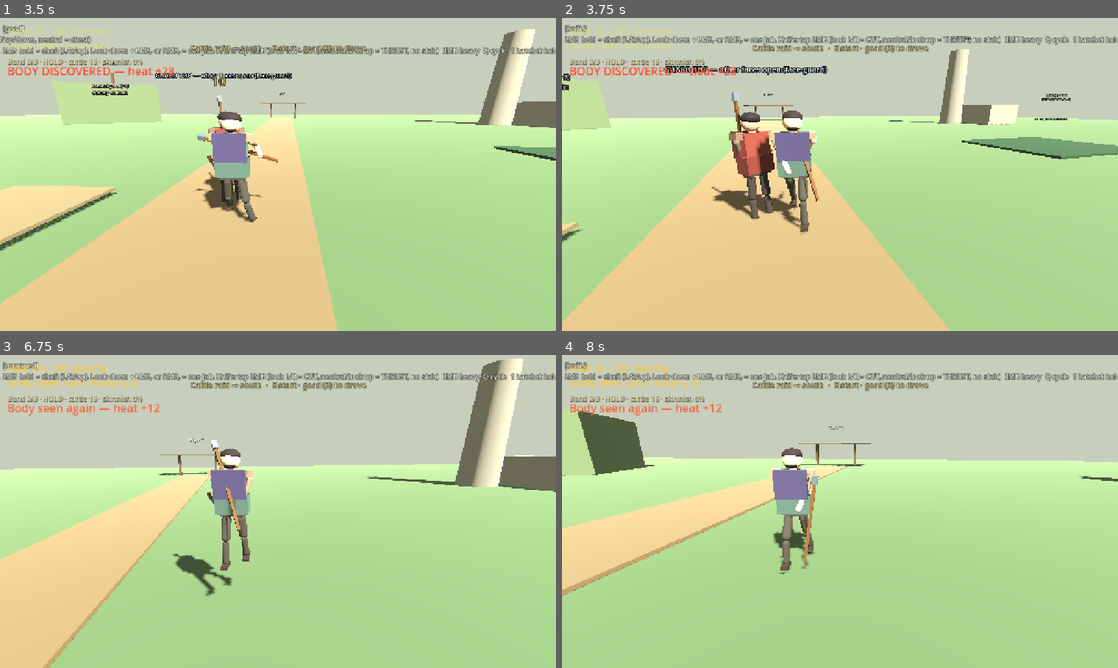
Above: before the commit, frames 1-4 (two rows, left to right).
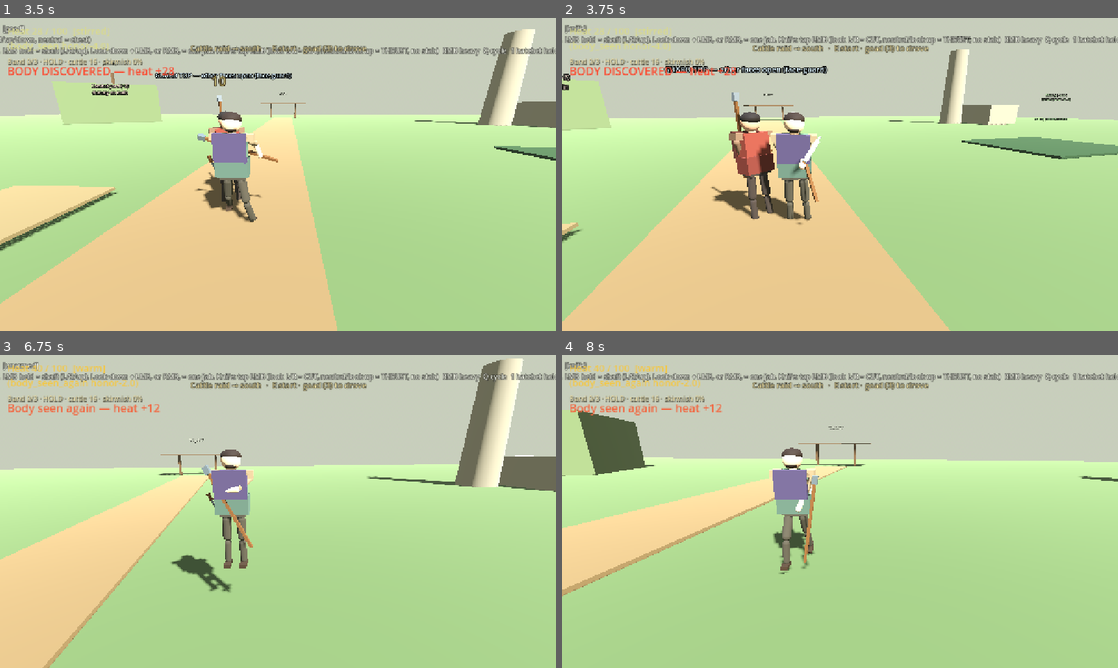
Above: after the commit, the same moments.

Repository: fortins4/devPlayground
Game: Godot game, scene res://scenes/main/main.tscn
The game is run twice, just before and just after one commit, with the same random seed, the same clock (stepped at 60 frames per second) and the same inputs.
Inputs (mouse positions are in pixels of both pictures, inside the frame that each line leads up to):
- Up to frame 1 (3.5 s): tap Enter at 0.5 s; move the mouse to (305, 174) at 0.52 s; hold Right mouse button (attack_heavy) 0.53-1.28 s; hold W (move_forward) from 0.53 s (still down); click (305, 174) at 0.67 s; tap Space (jump) at 0.77, 1.52, 3.02 s; move the mouse to (250, 174) at 1.27 s; click (250, 174) at 1.35 s; move the mouse to (289, 168) at 2.02 s; hold H (band_toggle) 2.03-2.78 s; move the mouse to (272, 180) at 2.77 s; tap Ctrl (crouch) at 2.85 s; click (272, 180) at 2.92 s
- Up to frame 2 (3.75 s): keep holding W (move_forward); move the mouse to (878, 177) at 3.52 s; hold Q (cycle_weapon) from 3.53 s (still down)
- Up to frame 3 (6.75 s): tap Space (jump) at 3.77, 4.52, 6.02 s; move the mouse to (233, 508) at 4.27 s; release Q (cycle_weapon) at 4.28 s; tap E (interact) at 4.35 s; move the mouse to (283, 511) at 5.02 s; hold Shift (sprint) 5.03-5.78 s; click (283, 511) at 5.17 s; move the mouse to (255, 505) at 5.77 s; release W (move_forward) at 5.78 s; hold D (move_right) 5.78-6.53 s; tap 3 (weapon_goad) at 5.85 s; move the mouse to (305, 511) at 6.52 s; hold W (move_forward) from 6.53 s (still down); hold 1 (weapon_hatchet) from 6.53 s (still down)
- Up to frame 4 (8 s): keep holding W (move_forward); tap Space (jump) at 6.77, 7.52 s; move the mouse to (812, 511) at 7.27 s; release 1 (weapon_hatchet) at 7.28 s; tap 2 (weapon_knife) at 7.35 s; click (812, 511) at 7.42 s

Frame 1 is identical in both runs. In frame 2, 1.3% of the frame differs, in the area x 33-47%, y 29-70%; in frame 3, 1.1%; in frame 4, less than 0.1%.

Commit message:
feat(combat): stow the goad back along the draw
Unarmed stow eases the same idle the draw uses, backward, and carries the shaft on that path onto the short seat. One hand stays on the shaft until it lets go. The knife switch still uses the straight carry. Not a one-hand draw.

Diff:
--- a/scripts/characters/player/player_controller.gd
+++ b/scripts/characters/player/player_controller.gd
@@ -693,7 +693,10 @@
 
 func _on_weapon_changed(weapon: StringName) -> void:
 	_tool_pose_active = false
-	if locomotion:
+	# Unarmed stow keeps the goad idle so the hands can carry it back.
+	# Clearing here would drop the arms for a frame before the ease.
+	var stow_unarmed := weapon == &"unarmed" and _goad_draw_u > 0.01
+	if locomotion and not stow_unarmed:
 		locomotion.clear_combat_additives()
 	_begin_goad_travel(weapon == &"goad")
 	_sync_back_goad_visibility()
@@ -857,20 +860,18 @@
 		_sync_weapon_to_hand()
 		return
 	if combat.current_weapon == CombatSystem.Weapon.UNARMED:
-		# Empty hands. No goad seat and no knife pose.
+		# Stow is the draw run backward: the same idle eases the hands back
+		# with the shaft. Empty hands only once it has seated.
+		if _goad_stowing:
+			_ease_goad_draw_body()
+			_sync_weapon_to_hand()
+			return
 		_tool_pose_active = false
 		_sync_weapon_to_hand()
 		return
 	# Draw eases the body from empty hands into the existing idle. The idle itself is unchanged.
 	if combat.current_weapon == CombatSystem.Weapon.GOAD and _goad_draw_u < 0.999:
-		var pose: Dictionary = ToolStrikePoses.tool_idle_pose(CombatSystem.Weapon.GOAD)
-		var u := _goad_draw_smooth()
-		for k in pose.keys():
-			var key := String(k)
-			if key == "weapon" or key == "root_drop" or key == "grip_slide":
-				continue
-			locomotion.set_combat_additive(key, (pose[k] as Vector3) * u)
-		_tool_pose_active = false
+		_ease_goad_draw_body()
 		_sync_weapon_to_hand()
 		return
 	_tool_pose_active = false
@@ -1199,7 +1200,10 @@
 		goad.position.y = -_goad_grip_slide
 
 	var rot := _idle_weapon_euler()
-	if _tool_pose_active and combat and combat.current_weapon != CombatSystem.Weapon.HATCHET:
+	# Stow keeps the goad's hand orientation so the reverse matches the draw.
+	if _goad_stowing and combat and combat.current_weapon == CombatSystem.Weapon.UNARMED:
+		rot = Vector3(deg_to_rad(6.0), deg_to_rad(-4.0), deg_to_rad(78.0))
+	elif _tool_pose_active and combat and combat.current_weapon != CombatSystem.Weapon.HATCHET:
 		rot = _tool_weapon_euler
 	elif combat and combat.is_charging:
 		var t := clampf(combat.charge_ratio, 0.0, 1.0)
@@ -1230,6 +1234,8 @@
 		var hand_xf := weapon_visual.global_transform
 		var seat_xf := _back_seat_global()
 		weapon_visual.global_transform = seat_xf.interpolate_with(hand_xf, _goad_draw_smooth())
+	elif _goad_stowing:
+		_apply_back_goad_carry(_goad_draw_u)
 	elif combat and combat.current_weapon == CombatSystem.Weapon.GOAD:
 		ToolStrikePoses.seat_goad_off_hand(locomotion, weapon_visual)
 	# Keep combat idle rest in sync while not charging so recovery returns to grip.
@@ -1293,10 +1299,22 @@
 		_goad_draw_tween.tween_method(_set_goad_draw_u, _goad_draw_u if _goad_draw_u > 0.0 else 1.0, 0.0, GOAD_DRAW_SEC)
 
 
+func _ease_goad_draw_body() -> void:
+	# Shared by the draw and the stow. u=0 is empty hands, u=1 is the goad idle.
+	var pose: Dictionary = ToolStrikePoses.tool_idle_pose(CombatSystem.Weapon.GOAD)
+	var u := _goad_draw_smooth()
+	for k in pose.keys():
+		var key := String(k)
+		if key == "weapon" or key == "root_drop" or key == "grip_slide":
+			continue
+		locomotion.set_combat_additive(key, (pose[k] as Vector3) * u)
+	_tool_pose_active = false
+
+
 func _set_goad_draw_u(u: float) -> void:
 	_goad_draw_u = u
 	if _goad_stowing:
-		_apply_back_goad_carry(u)
+		_apply_weapon_idle_pose()
 		if u <= 0.001:
 			_finish_goad_stow()
 	elif combat and combat.current_weapon == CombatSystem.Weapon.GOAD:
@@ -1308,7 +1326,67 @@
 	if back == null:
 		return
 	var seat_xf := _back_seat_global()
-	back.global_transform = seat_xf.interpolate_with(_goad_stow_from, clampf(u, 0.0, 1.0))
+	back.visible = true
+	# Unarmed stow is the draw reversed: the eased hand owns the moving end.
+	# Leaving for the knife keeps the straight carry so the knife pose is left alone.
+	if combat and combat.current_weapon == CombatSystem.Weapon.UNARMED and weapon_visual:
+		var s := _goad_draw_smooth()
+		back.global_transform = seat_xf.interpolate_with(weapon_visual.global_transform, s)
+		# Same path as the draw. One hand stays on the shaft until it seats.
+		_guide_stow_hand(back, s)
+	else:
+		back.global_transform = seat_xf.interpolate_with(_goad_stow_from, clampf(u, 0.0, 1.0))
+
+
+func _guide_stow_hand(back: Node3D, s: float) -> void:
+	# Right hand stays on the nearest reachable point of the shaft, then lets go
+	# as it seats. The left hand keeps the eased draw pose. Not a one-hand draw.
+	if s < 0.22 or s > 0.92 or locomotion == null:
+		return
+	var arm := locomotion.get_joint("right_arm") as Node3D
+	var fore := locomotion.get_joint("right_forearm") as Node3D
+	if arm == null or fore == null:
+		return
+	var shoulder: Vector3 = arm.global_position
+	var best := Vector3.INF
+	var best_d := 99.0
+	for i in 13:
+		var y := lerpf(-0.15, 1.02, i / 12.0)
+		var p: Vector3 = back.to_global(Vector3(0.0, y, 0.0))
+		var d := shoulder.distance_to(p)
+		if d < best_d:
+			best_d = d
+			best = p
+	if best == Vector3.INF or best_d > 0.60:
+		return
+	var l1 := 0.30
+	var l2 := 0.30
+	var dir := (best - shoulder).normalized()
+	var d := clampf(best_d, 0.12, l1 + l2 - 0.015)
+	var pole := Vector3(0.2, -0.2, 0.6)
+	var bend := pole - dir * pole.dot(dir)
+	if bend.length_squared() < 0.0001:
+		bend = Vector3.DOWN
+	bend = bend.normalized()
+	var cos_a := clampf((l1 * l1 + d * d - l2 * l2) / (2.0 * l1 * d), -1.0, 1.0)
+	var sin_a := sqrt(maxf(0.0, 1.0 - cos_a * cos_a))
+	var elbow: Vector3 = shoulder + dir * (l1 * cos_a) + bend * (l1 * sin_a)
+	_aim_bone_down(arm, shoulder, elbow)
+	_aim_bone_down(fore, arm.to_global(Vector3(0.0, -0.30, 0.0)), best)
+	locomotion.set_combat_additive("right_arm", arm.rotation - (locomotion._rest["right_arm"]["rot"] as Vector3))
+	locomotion.set_combat_additive("right_forearm", fore.rotation - (locomotion._rest["right_forearm"]["rot"] as Vector3))
+
+
+func _aim_bone_down(bone: Node3D, world_from: Vector3, world_to: Vector3) -> void:
+	var aim := world_to - world_from
+	if aim.length_squared() < 0.0001:
+		return
+	var y := -aim.normalized()
+	var x := y.cross(Vector3(0.0, 0.0, 1.0))
+	if x.length_squared() < 0.0001:
+		x = y.cross(Vector3(1.0, 0.0, 0.0))
+	x = x.normalized()
+	bone.global_basis = Basis(x, y, x.cross(y).normalized())
 
 
 func _finish_goad_stow() -> void:
